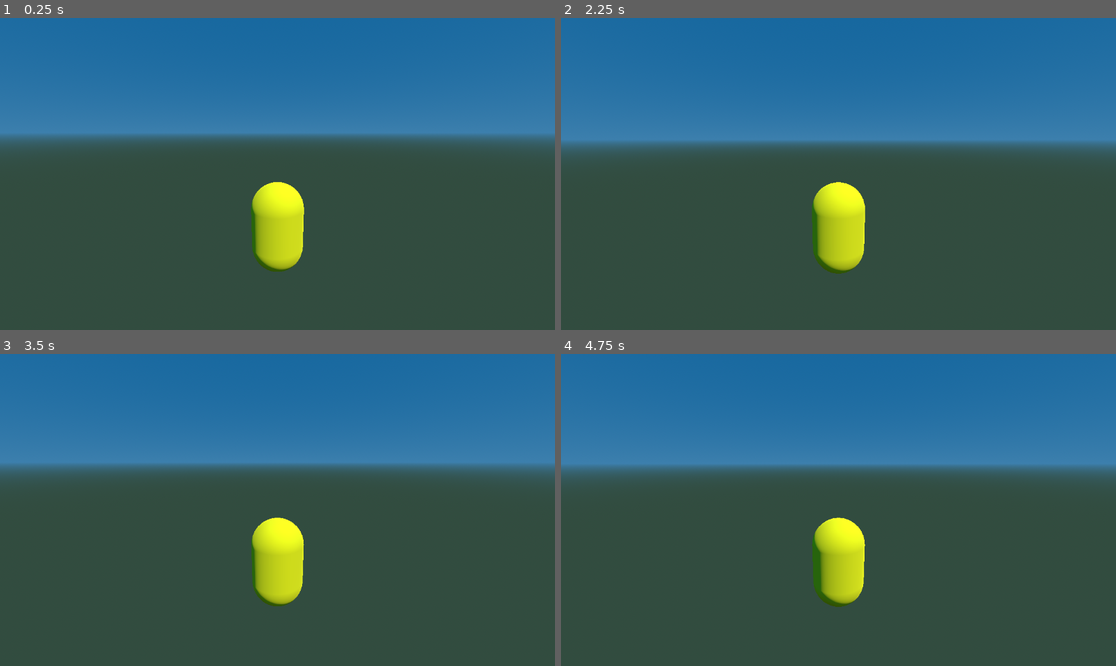
Above: before the commit, frames 1-4 (two rows, left to right).
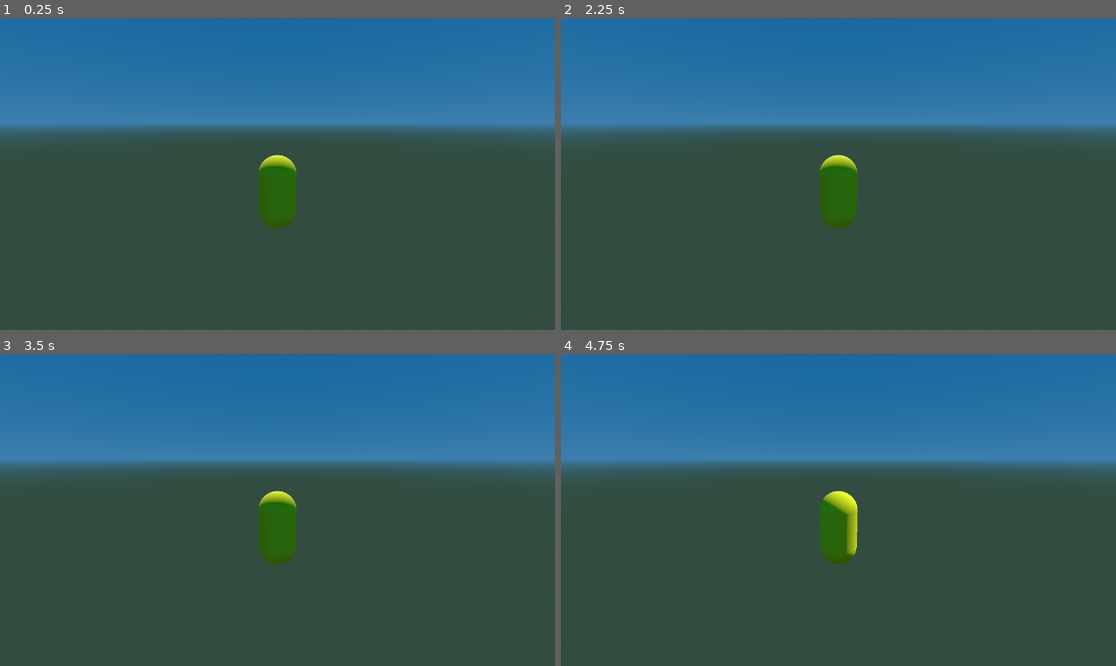
Above: after the commit, the same moments.

Repository: alexscott2718-gif/jn-engine
Game: Godot game, scene res://scenes/spike.tscn
Two runs of this game, one before a commit and one after it. Both use one fixed random seed, a clock stepped at 60 frames per second and the inputs below.
Inputs (mouse positions are in pixels of both pictures, inside the frame that each line leads up to):
- Up to frame 1 (0.25 s): no input
- Up to frame 2 (2.25 s): tap Enter at 0.5, 2 s; move the mouse to (866, 174) at 0.52 s; hold Space 0.53-1.28 s; hold W from 0.53 s (still down); move the mouse to (810, 174) at 1.27 s; tap Space at 1.35, 1.52, 1.82 s; move the mouse to (849, 167) at 2.02 s; hold Space from 2.03 s (still down)
- Up to frame 3 (3.5 s): keep holding W; move the mouse to (271, 516) at 2.77 s; release Space at 2.78 s; tap Space at 2.85, 3.02, 3.32 s
- Up to frame 4 (4.75 s): tap Enter at 3.5 s; move the mouse to (877, 513) at 3.52 s; hold Space 3.53-4.28 s; tap Escape at 4.15 s; move the mouse to (672, 463) at 4.27 s; release W at 4.28 s; hold A from 4.28 s (still down); tap Space at 4.35, 4.52 s

The runs differ from the first frame. In frame 1, 8.2% of the frame differs, in the area x 0-100%, y 34-82%; in frame 2, 11%; in frame 3, 4.0%; in frame 4, 5.2%.

Commit message:
godot: player feel pass — tank-turn, behind camera, Jimmy mesh, real scale
Play-test feedback fixes:
- Tank-turn controls: A/D rotate the player, W/S drive forward/back along facing
  (was camera-relative strafe). Turn rate 140 deg/s.
- Behind-the-back camera: a Camera3D child sits behind + above Jimmy looking
  forward over him, swinging with the tank turn (was an overhead angle).
- Player is the Jimmy mesh (jimstop.glb), seated feet-on-floor and scaled to
  fit, instead of a yellow capsule (capsule is now collision-only).
- Fixed oversized collision: the capsule was ~5x too tall (6.6u vs a ~1u fire
  hydrant). Player is now HEIGHT=1.6u / RADIUS=0.4u, so Jimmy reads as a kid
  against ~20u houses and props are correctly proportioned.

Jimmy is flat-coloured (jimstop's jimmylast texture isn't in the asset set).

Co-Authored-By: Claude Opus 4.8 <noreply@anthropic.com>

Diff:
--- a/godot/entities/player.gd
+++ b/godot/entities/player.gd
@@ -1,21 +1,25 @@
 class_name Player
 extends CharacterBody3D
 
-## Phase-0 player — a CharacterBody3D tuned entirely from the foundry's
-## physics/<level>.json (the original C3DPlayer constants). The point of the
-## spike is to feel whether those numbers + the CoordSpace world scale produce
-## sane movement (bridge plan §2b / §3 / §6 Phase-0). Self-contained: it builds
-## its own collision shape, a visible body, and a SpringArm follow cam so the
-## spike scene stays code-only.
+## Retroville player — a CharacterBody3D driven by the foundry's C3DPlayer
+## constants (physics/<level>.json), with tank-turn controls and a behind-the-
+## back follow camera (matches the C engine's Retroville feel).
 ##
-## Controls: WASD / arrows move (camera-relative), Space jumps, mouse looks,
-## Esc releases the mouse. Tank-turn feel is deferred to Phase 2.
+## Controls: W/S move forward/back along facing, A/D turn (tank), Space jumps.
+## The Jimmy mesh is jimstop.glb (flat-coloured until its texture is sourced).
 
 @export var physics_path: String = "res://physics/level1.json"
-@export var mouse_sensitivity: float = 0.003
-var auto_walk: bool = false   ## scripted forward walk, for headless verification
+@export var model_path: String = "assets/glb/ase/jimstop.glb"   # foundry-relative
+@export var turn_rate_deg: float = 140.0
+@export var model_yaw_deg: float = 0.0   # spin the mesh if it faces the wrong way
+var auto_walk: bool = false              # scripted forward walk (headless checks)
 
-# Native C3DPlayer constants (loaded from json), kept in native units.
+# Player size, in Godot units. The world is WORLD_SCALE'd, so a fire hydrant is
+# ~1u; Jimmy reads as a small kid against ~20u houses.
+const HEIGHT := 1.6
+const RADIUS := 0.4
+
+# Native C3DPlayer constants (loaded from json; kept in native units).
 var max_speed_n: float = 1400.0
 var accel_n: float = 400.0
 var decel_n: float = 1.0
@@ -23,16 +27,14 @@
 var down_rate_n: float = -650.0
 var max_vert_n: float = 650.0
 
-var _yaw: float = 0.0
-var _pitch: float = -0.2
-var _spring: SpringArm3D
 var _cam: Camera3D
+var _model: Node3D
 
 func _ready() -> void:
 	_load_physics()
 	_build_body()
 	_build_camera()
-	Input.mouse_mode = Input.MOUSE_MODE_CAPTURED
+	Input.mouse_mode = Input.MOUSE_MODE_VISIBLE
 
 func _load_physics() -> void:
 	if not FileAccess.file_exists(physics_path):
@@ -49,87 +51,118 @@
 	up_rate_n = float(c.get("up_rate", up_rate_n))
 	down_rate_n = float(c.get("down_rate", down_rate_n))
 	max_vert_n = float(c.get("max_vert_velocity", max_vert_n))
-	print("[Player] physics: MaxSpeed=%.0f Accel=%.0f Up=%.0f Down=%.0f (native)" % [
-		max_speed_n, accel_n, up_rate_n, down_rate_n])
+	print("[Player] physics: MaxSpeed=%.0f Accel=%.0f Up=%.0f (native)" % [
+		max_speed_n, accel_n, up_rate_n])
 
 func _build_body() -> void:
 	if get_child_count() > 0:
 		return
+	var cyl := HEIGHT - 2.0 * RADIUS   # capsule cylinder portion
 	var shape := CollisionShape3D.new()
 	var cap := CapsuleShape3D.new()
-	cap.radius = CoordSpace.scalar(120.0)
-	cap.height = CoordSpace.scalar(420.0)
+	cap.radius = RADIUS
+	cap.height = HEIGHT
 	shape.shape = cap
 	add_child(shape)
 
-	var mi := MeshInstance3D.new()
-	var mesh := CapsuleMesh.new()
-	mesh.radius = cap.radius
-	mesh.height = cap.height
-	mi.mesh = mesh
-	var mat := StandardMaterial3D.new()
-	mat.albedo_color = Color(1.0, 1.0, 0.0)   # yellow = player (matches main.c)
-	mi.material_override = mat
-	add_child(mi)
+	# Jimmy mesh, scaled to fit HEIGHT with feet seated at the capsule bottom.
+	_model = _load_glb(_foundry_abs(model_path))
+	if _model:
+		add_child(_model)                       # in tree first, so AABB is valid
+		var b := _model_local_aabb(_model)
+		if b.size.y > 0.0:
+			var s := HEIGHT / b.size.y
+			_model.scale = Vector3.ONE * s
+			# Seat the (scaled) mesh min.y at the capsule bottom (-HEIGHT/2).
+			_model.position.y = -HEIGHT * 0.5 - b.position.y * s
+		_model.rotation.y = deg_to_rad(model_yaw_deg)
+	else:
+		var mi := MeshInstance3D.new()   # fallback capsule
+		var m := CapsuleMesh.new(); m.radius = RADIUS; m.height = HEIGHT
+		mi.mesh = m
+		var mat := StandardMaterial3D.new(); mat.albedo_color = Color(1, 1, 0)
+		mi.material_override = mat
+		add_child(mi)
 
+## Behind-the-back follow camera. As a child of the player it swings with the
+## tank turn, always sitting behind + above Jimmy and looking forward over him.
 func _build_camera() -> void:
-	_spring = SpringArm3D.new()
-	_spring.spring_length = CoordSpace.scalar(900.0)
-	_spring.position.y = CoordSpace.scalar(250.0)
-	add_child(_spring)
 	_cam = Camera3D.new()
-	_cam.near = CoordSpace.scalar(20.0)
+	_cam.position = Vector3(0.0, HEIGHT * 0.9, HEIGHT * 2.6)   # +Z = behind (faces -Z)
+	_cam.rotation.x = deg_to_rad(-14.0)                        # tilt down toward Jimmy
+	_cam.near = 0.05
 	_cam.far = CoordSpace.scalar(28000.0)
 	_cam.current = true
-	_spring.add_child(_cam)
-
-func _unhandled_input(event: InputEvent) -> void:
-	if event is InputEventMouseMotion and Input.mouse_mode == Input.MOUSE_MODE_CAPTURED:
-		_yaw -= event.relative.x * mouse_sensitivity
-		_pitch = clamp(_pitch - event.relative.y * mouse_sensitivity, -1.3, 0.4)
-	elif event is InputEventKey and event.pressed and event.keycode == KEY_ESCAPE:
-		Input.mouse_mode = Input.MOUSE_MODE_VISIBLE
+	add_child(_cam)
 
 func _physics_process(delta: float) -> void:
-	# Camera rig follows yaw/pitch.
-	if _spring:
-		rotation.y = _yaw
-		_spring.rotation.x = _pitch
+	# Tank turn: A/D rotate the whole player (camera follows as a child).
+	var turn := 0.0
+	if Input.is_physical_key_pressed(KEY_A) or Input.is_physical_key_pressed(KEY_LEFT):
+		turn += 1.0
+	if Input.is_physical_key_pressed(KEY_D) or Input.is_physical_key_pressed(KEY_RIGHT):
+		turn -= 1.0
+	rotation.y += turn * deg_to_rad(turn_rate_deg) * delta
 
-	var input := Vector3.ZERO
-	if auto_walk:
-		input.z -= 1.0
-	if Input.is_physical_key_pressed(KEY_W) or Input.is_physical_key_pressed(KEY_UP):
-		input.z -= 1.0
+	# Forward/back along facing.
+	var drive := 0.0
+	if Input.is_physical_key_pressed(KEY_W) or Input.is_physical_key_pressed(KEY_UP) or auto_walk:
+		drive += 1.0
 	if Input.is_physical_key_pressed(KEY_S) or Input.is_physical_key_pressed(KEY_DOWN):
-		input.z += 1.0
-	if Input.is_physical_key_pressed(KEY_A) or Input.is_physical_key_pressed(KEY_LEFT):
-		input.x -= 1.0
-	if Input.is_physical_key_pressed(KEY_D) or Input.is_physical_key_pressed(KEY_RIGHT):
-		input.x += 1.0
+		drive -= 1.0
+	var forward := -transform.basis.z
+	var wish := forward * drive
 
-	var dir := (transform.basis * input).normalized() if input != Vector3.ZERO else Vector3.ZERO
 	var max_speed := CoordSpace.scalar(max_speed_n)
 	var accel := CoordSpace.scalar(accel_n)
-	var decel := CoordSpace.scalar(max(decel_n, accel_n))  # decel_rate is 1.0 in level1; floor to accel for a usable stop
-
+	var decel := CoordSpace.scalar(maxf(decel_n, accel_n))  # decel_rate=1 in level1; floor to accel
 	var hv := Vector3(velocity.x, 0.0, velocity.z)
-	if dir != Vector3.ZERO:
-		hv = hv.move_toward(dir * max_speed, accel * delta)
+	if drive != 0.0:
+		hv = hv.move_toward(wish * max_speed, accel * delta)
 	else:
 		hv = hv.move_toward(Vector3.ZERO, decel * delta)
 	velocity.x = hv.x
 	velocity.z = hv.z
 
 	# Vertical: data-driven jump/gravity (down_rate is negative).
-	var gravity := CoordSpace.scalar(down_rate_n)        # negative
+	var gravity := CoordSpace.scalar(down_rate_n)
 	var max_vert := CoordSpace.scalar(max_vert_n)
 	if is_on_floor():
-		if Input.is_physical_key_pressed(KEY_SPACE):
-			velocity.y = CoordSpace.scalar(up_rate_n)
-		else:
-			velocity.y = 0.0
+		velocity.y = CoordSpace.scalar(up_rate_n) if Input.is_physical_key_pressed(KEY_SPACE) else 0.0
 	else:
-		velocity.y = clamp(velocity.y + gravity * delta, -max_vert, max_vert)
+		velocity.y = clampf(velocity.y + gravity * delta, -max_vert, max_vert)
 
 	move_and_slide()
+
+# --- helpers ---------------------------------------------------------------
+
+func _foundry_abs(rel: String) -> String:
+	var repo := ProjectSettings.globalize_path("res://").path_join("..")
+	return repo.path_join(rel).simplify_path()
+
+func _load_glb(abs_path: String) -> Node3D:
+	if not FileAccess.file_exists(abs_path):
+		return null
+	var doc := GLTFDocument.new()
+	var state := GLTFState.new()
+	if doc.append_from_file(abs_path, state) != OK:
+		return null
+	return doc.generate_scene(state) as Node3D
+
+## AABB of all meshes expressed in `root`'s local space (root must be in tree).
+func _model_local_aabb(root: Node3D) -> AABB:
+	var meshes: Array = []
+	_gather(root, meshes)
+	if meshes.is_empty():
+		return AABB()
+	var inv := root.global_transform.affine_inverse()
+	var b: AABB = (inv * meshes[0].global_transform) * meshes[0].get_aabb()
+	for mi in meshes:
+		b = b.merge((inv * mi.global_transform) * mi.get_aabb())
+	return b
+
+func _gather(node: Node, acc: Array) -> void:
+	if node is MeshInstance3D and node.mesh != null:
+		acc.append(node)
+	for c in node.get_children():
+		_gather(c, acc)
